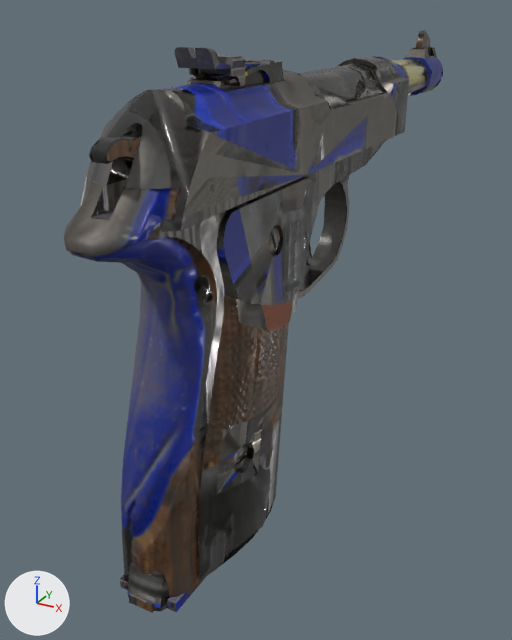
Before and after pictures for a commit that changed the glTF model addons/arena_weapons/assets/models/pistol_ph.glb.
Camera for both pictures: a camera (50 mm lens) standing at (0.0725, -0.1034, 0.069) and looking at (-0.0106, 0.0479, -0.0067). Lighting does not change. The marker at lower left points along +X, +Y and +Z. The first picture is the older version. Vertices at exactly the same position are counted once.

In view in the first picture: 'frame', 'hammer', 'magazine', 'slide' and 1 more.
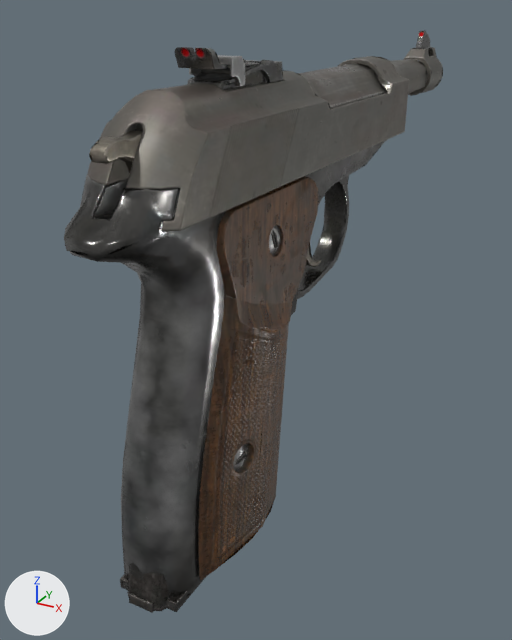
Boxes (x1, y1, x2, y2) around the edits, measured in the pictures (512 x 640 px; the box of a moved part takes in the faces that stretch with it):
part 1 of me_cylinder_003, moved or reshaped (mostly hidden)
    both: (251, 59, 427, 259)
part 2 of me_cylinder_003, surface changed
    both: (64, 30, 443, 595)
part 3 of me_cylinder_004, surface changed
    both: (80, 47, 409, 230)
part 4 of me_cube_011, surface changed
    both: (120, 414, 207, 613)
part 5 of me_cylinder_005, moved or reshaped
    both: (109, 133, 141, 157)
part 6 of me_cylinder_005, surface changed (black to grey)
    both: (89, 130, 143, 174)

The change in detail:
me_cylinder_003 has 2070 vertices, 2472 faces and spans x -0.013..0.013, y -0.027..0.151, z -0.041..0.062.
me_cylinder_003 is used by ob_frame; location (0.0, 0.0, 0.0).
me_cylinder_003 part 1: 84 vertices moved within x -0.012..0.009, y 0.017..0.098, z 0.006..0.055.
me_cylinder_003 part 2: 1308 kept faces spanning x -0.013..0.013, y -0.027..0.151, z -0.041..0.062 get new texture (UV) coordinates.
me_cylinder_004 has 1000 vertices, 1106 faces and spans x -0.013..0.0104, y -0.017..0.0969, z 0.037..0.0628.
me_cylinder_004 is used by ob_slide; location (0.0, 0.0, 0.0).
me_cylinder_004 part 3: 946 kept faces spanning x -0.013..0.0104, y -0.017..0.0969, z 0.037..0.0628 get new texture (UV) coordinates.
me_cube_011 has 3735 vertices, 4546 faces and spans x -0.007..0.0071, y -0.0199..0.0257, z -0.0418..0.0441.
me_cube_011 is used by ob_magazine; location (0.0, 0.0, 0.0).
me_cube_011 part 4: 4006 kept faces spanning x -0.007..0.0071, y -0.0199..0.0254, z -0.0418..0.0441 get new texture (UV) coordinates.
me_cylinder_005 has 126 vertices, 136 faces and spans x -0.00169..0.00169, y -0.02095..-0.00716, z 0.03833..0.05102.
me_cylinder_005 is used by ob_hammer; location (0.0, 0.0, 0.0).
Part 5, on me_cylinder_005:
24 faces are deleted.
24 new faces join them.
me_cylinder_005 part 6: 112 kept faces spanning x -0.00169..0.00169, y -0.02095..-0.00716, z 0.03833..0.05102 get new texture (UV) coordinates.
